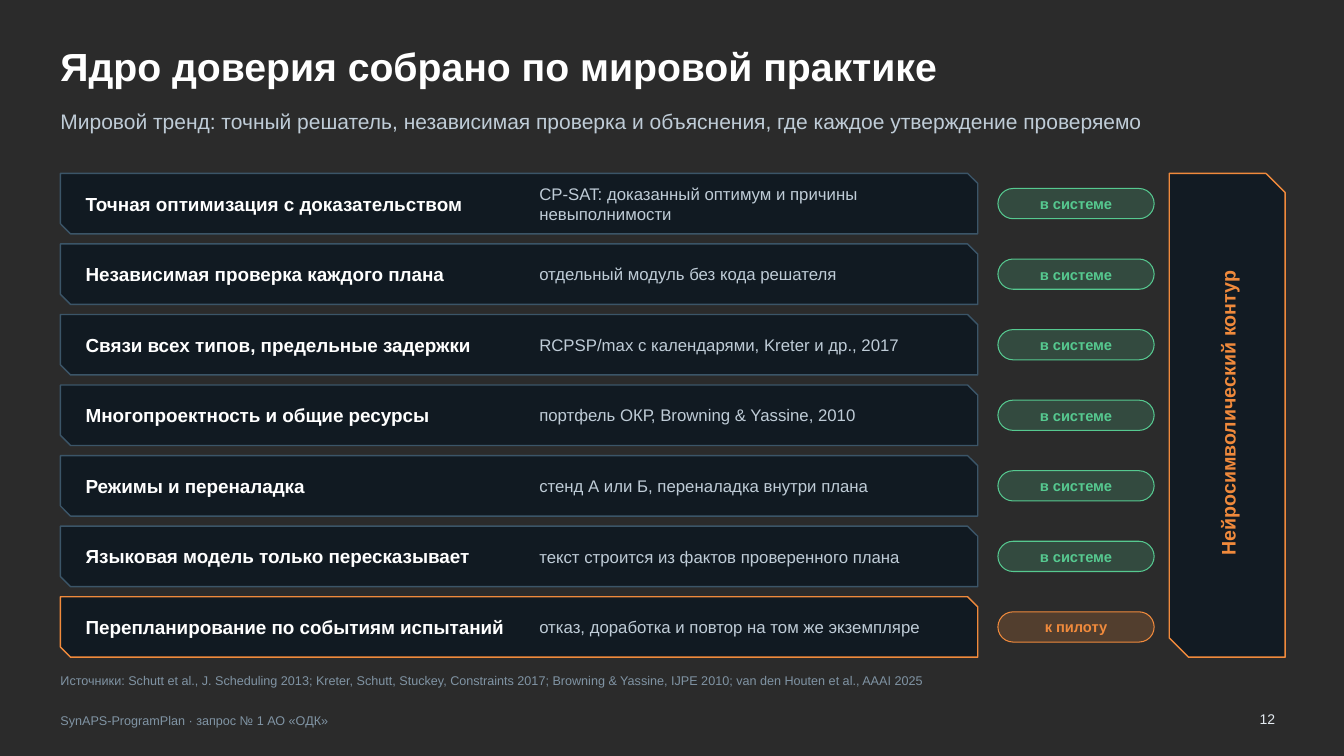
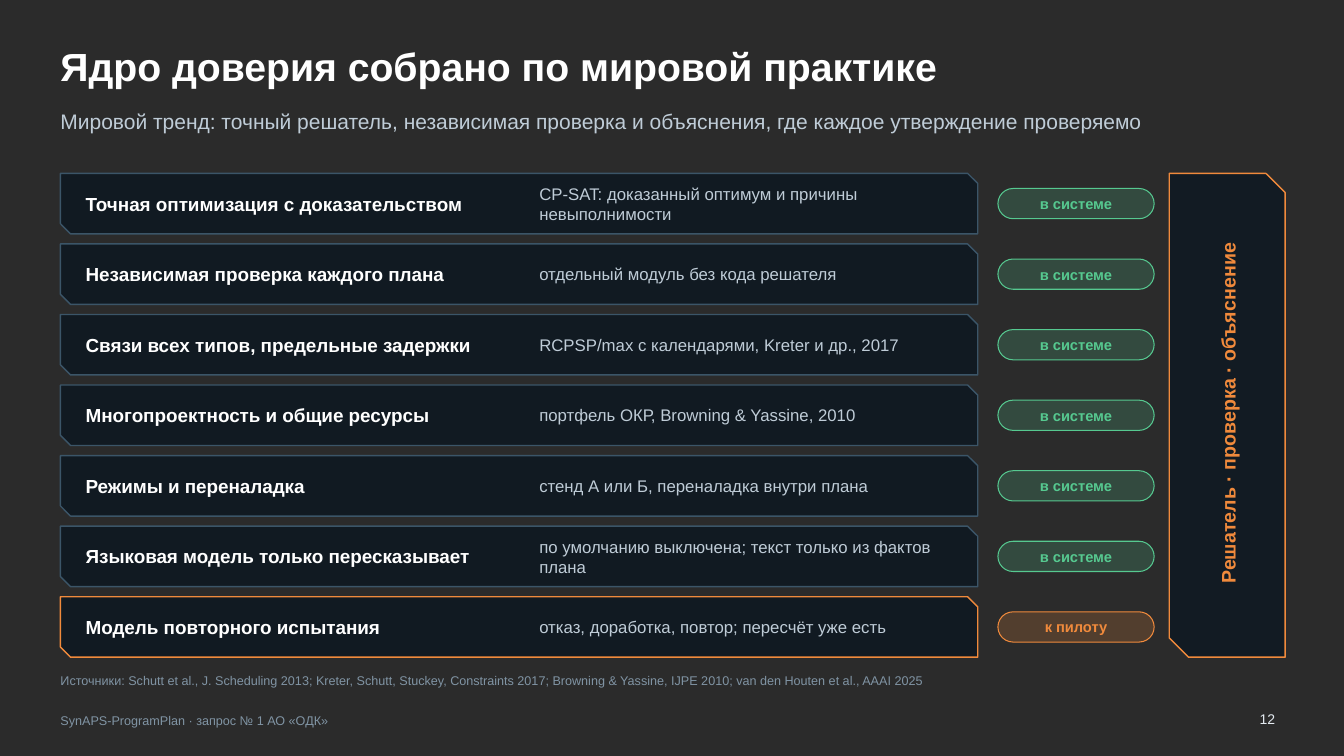
Before and after one commit to KonkovDV/SynAPS-ProgramPlan, a slide deck: slide 12 of SynAPS-ProgramPlan_ODK.pptx. Drawn at 1344x756 pixels with LibreOffice and Linux fonts; fonts in the diff are those of the drawing; background and template pictures are left out; a plain dark background stands for a picture behind light text. Boxes give left, top, right and bottom in pixels: in the first picture for what was removed or moved away, otherwise in the second. Text is boxed around its words. In the diff, an @@ line names an element or a change of style, - is before the commit and + after.

```diff
--- a/SynAPS-ProgramPlan_ODK.pptx
+++ b/SynAPS-ProgramPlan_ODK.pptx
@@ text at (x1=1218, y1=254, x2=1240, y2=581): text changed @@
-Нейросимволический контур
+Решатель · проверка · объяснение
@@ text at (x1=539, y1=541, x2=930, y2=573): text changed @@
-текст строится из фактов проверенного плана
+по умолчанию выключена; текст только из фактов плана
@@ text at (x1=86, y1=621, x2=380, y2=638): text changed @@
-Перепланирование по событиям испытаний
+Модель повторного испытания
@@ text at (x1=539, y1=620, x2=886, y2=637): text changed @@
-отказ, доработка и повтор на том же экземпляре
+отказ, доработка, повтор; пересчёт уже есть
```
Also in this commit, not shown: 15 other slides changed, 1 other file.
